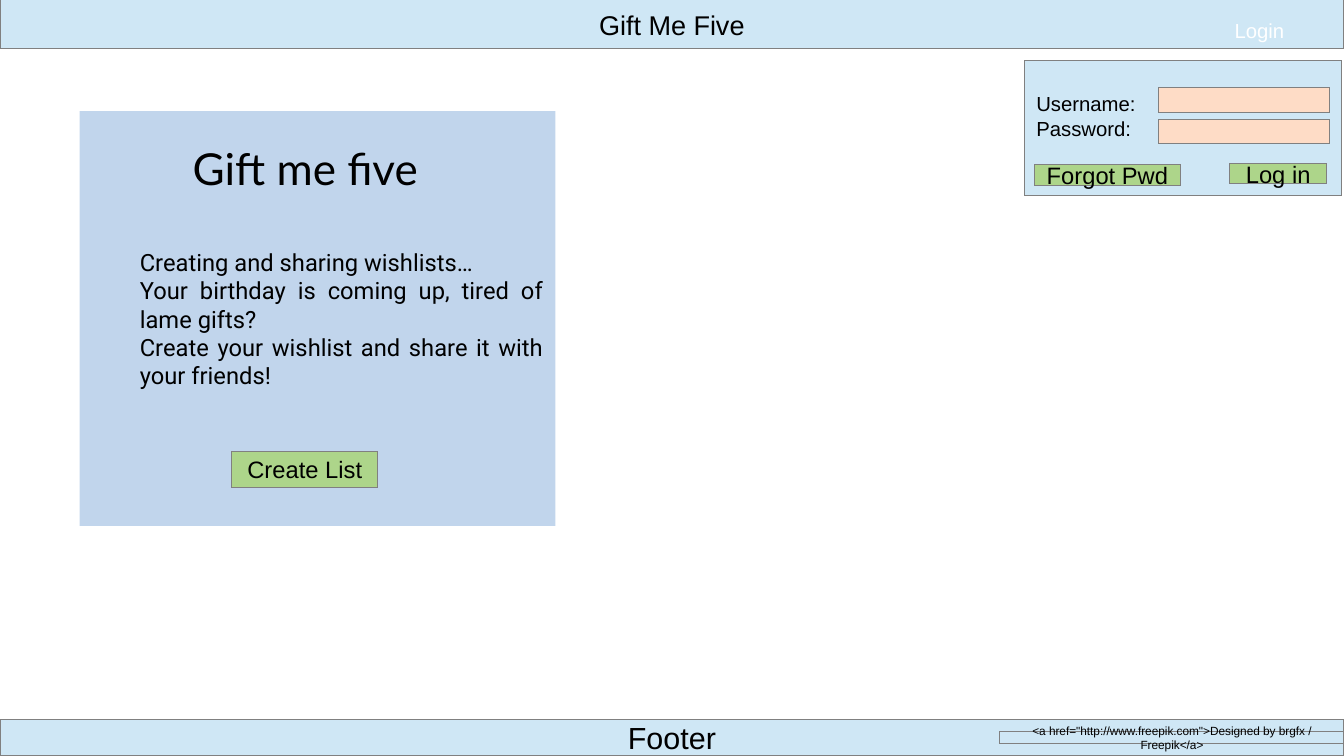
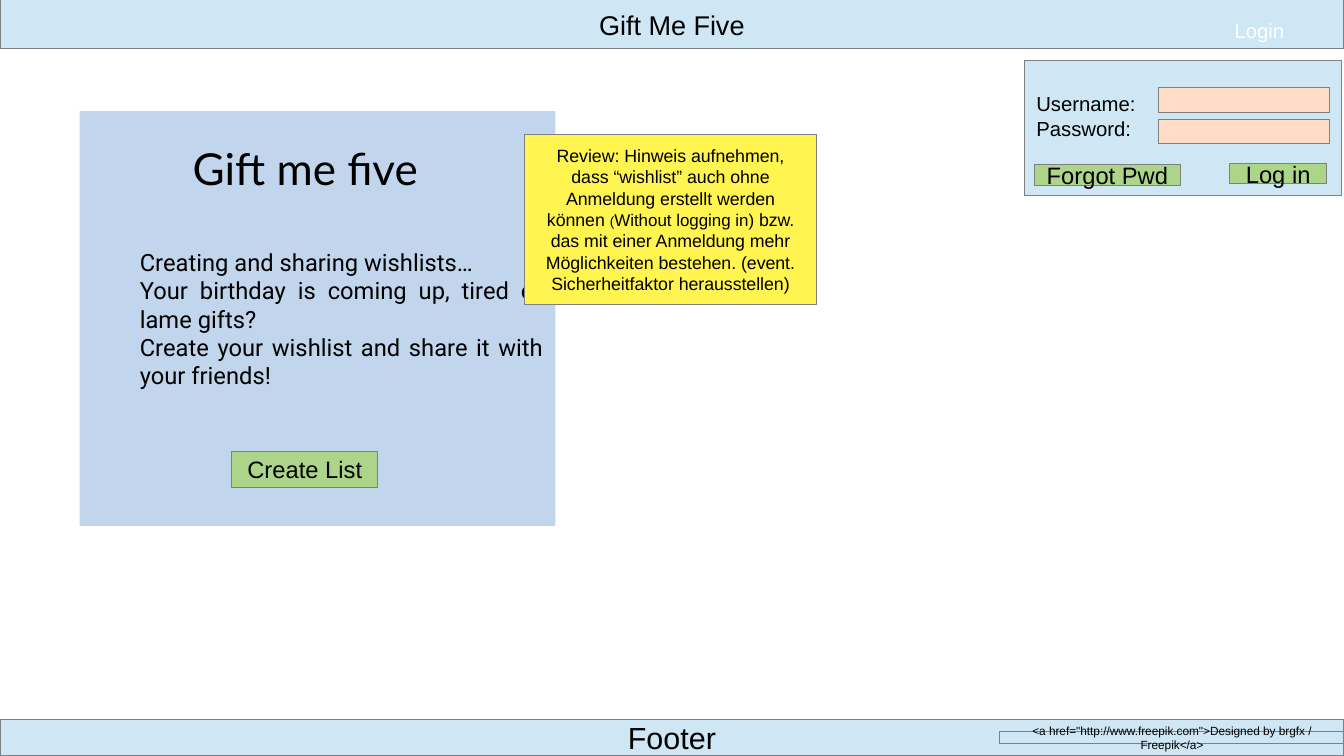
Before and after one commit to WCS-Java-Training-Bonn-2019/gift-me-five, a slide deck: slide 1 of files/mock_up.odp. Drawn at 1344x756 pixels with LibreOffice and Linux fonts; fonts in the diff are those of the drawing; background and template pictures are left out. Boxes give left, top, right and bottom in pixels: in the first picture for what was removed or moved away, otherwise in the second. Text is boxed around its words. In the diff, an @@ line names an element or a change of style, - is before the commit and + after.

Commit message:
reviewMockUp

```diff
--- a/files/mock_up.odp
+++ b/files/mock_up.odp
@@ rectangle added at (524, 134, 817, 305), fill #FFF450, outline #808080 0 pt, 10.5 pt, text #000000 @@
+Review: Hinweis aufnehmen, dass “wishlist” auch ohne Anmeldung erstellt werden können (Without logging in) bzw. das mit einer Anmeldung mehr Möglichkeiten bestehen. (event. Sicherheitfaktor herausstellen)
```
Also in this commit, not shown: 3 other slides changed.
